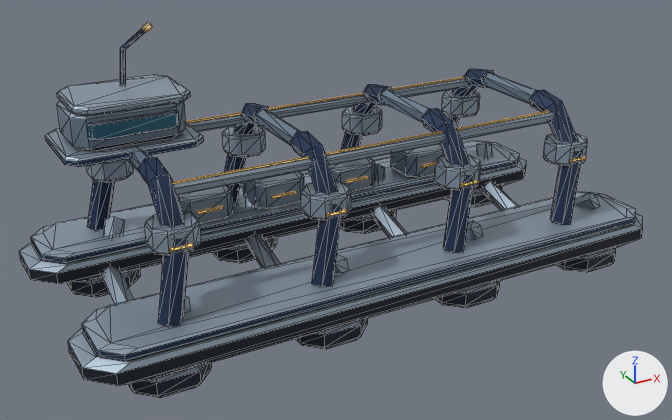
Two versions of the glTF model assets/models/scenery/shipyard-transfer-dock.glb, one commit apart.
Camera for both pictures: a camera (50 mm lens) standing at (-9.84, -17.54, 10.3) and looking at (-0.42, -0.42, 1.74). Arrows for +X, +Y and +Z are at lower right; the lights stay in place. The picture after the commit comes second. Mesh edges are drawn as thin lines. Vertices at exactly the same position are counted once.

Names of what the first picture shows: 'shipyard-transfer-dock'.
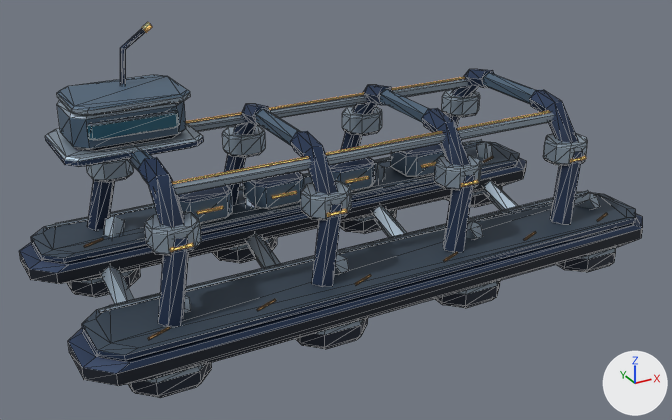
Diff of the bpy script that builds the scene:
```diff
--- a/assets/models/scenery/shipyard-transfer-dock.glb.py
+++ b/assets/models/scenery/shipyard-transfer-dock.glb.py
@@ mat_dock_graphite_walkway @@
+mat_dock_graphite_walkway = bpy.data.materials.new('Dock graphite walkway')
+# nodes: BsdfPrincipled, Mix, OutputMaterial, VertexColor
+# colours: dark blue #3d4c5c, mixed with the vertex colours
@@ mat_dock_ochre_safety_inlay @@
+mat_dock_ochre_safety_inlay = bpy.data.materials.new('Dock ochre safety inlay')
+# nodes: BsdfPrincipled, Mix, OutputMaterial, VertexColor
+# colours: orange #b6894d, mixed with the vertex colours
@@ me_shipyard_transfer_dock @@
 # used by ob_shipyard_transfer_dock; location = (0.0, 0.0, 0.0)
-me_shipyard_transfer_dock.from_pydata(...)  # 1486 vertices, 2676 faces; spans x -6.95..6.95, y -3.23..3.23, z 0.0..6.1
+me_shipyard_transfer_dock.from_pydata(...)  # 1598 vertices, 2844 faces; spans x -6.95..6.95, y -3.23..3.23, z 0.0..6.1
+# me_shipyard_transfer_dock part 1: the loose piece of 8 vertices spanning x -3.12..-2.48, y 1.3..1.38, z 1.52..1.6 is copied, and the copy is turned 22.4 degrees about the z axis through its middle and scaled by 0.778, then moved by (-2.7, -4.16, -0.33), in mat_dock_ochre_safety_inlay; it spans x -5.74..-5.26, y -2.94..-2.69, z 1.2..1.25
+# me_shipyard_transfer_dock part 2: the loose piece of 8 vertices spanning x -3.12..-2.48, y 1.3..1.38, z 1.52..1.6 is copied, and the copy is turned 22.4 degrees about the z axis through its middle and scaled by 0.778, then moved by (-0.5, -4.16, -0.33), in mat_dock_ochre_safety_inlay; it spans x -3.54..-3.06, y -2.94..-2.69, z 1.2..1.25
+# me_shipyard_transfer_dock part 3: the loose piece of 8 vertices spanning x -3.12..-2.48, y 1.3..1.38, z 1.52..1.6 is copied, and the copy is turned 22.4 degrees about the z axis through its middle and scaled by 0.778, then moved by (-2.7, 0.28, -0.33), in mat_dock_ochre_safety_inlay; it spans x -5.74..-5.26, y 1.5..1.75, z 1.2..1.25
+# me_shipyard_transfer_dock part 4: the loose piece of 8 vertices spanning x -2.29..-1.23, y -3.15..-3.05, z 0.78..0.88 is copied, and the copy is scaled about its middle by (11.8, 0.872, 0.872), then moved by (1.76, 1.61, 0.41), in mat_orbital_freight_terminal_bevel; it spans x -6.25..6.25, y -1.53..-1.45, z 1.2..1.28
+# me_shipyard_transfer_dock part 5: the loose piece of 8 vertices spanning x -1.2..-0.56, y 1.3..1.38, z 1.52..1.6 is copied, and the copy is scaled about its middle by (19.5, 1.14, 1.14), then moved by (0.88, 1.61, -0.32), in mat_orbital_freight_terminal_bevel; it spans x -6.25..6.25, y 2.91..2.99, z 1.2..1.28
+# me_shipyard_transfer_dock part 6: 132 faces spanning x -6.95..6.95, y -3.23..3.23, z 0.89..1.89 switch from mat_orbital_freight_terminal_bevel to mat_orbital_freight_terminal_body
+# me_shipyard_transfer_dock part 7: 22 faces spanning x -5.95..-3.53, y -0.1..1.64, z 4.83..4.87 switch from mat_orbital_freight_terminal_bevel to mat_dock_ceramic_shutters
+# me_shipyard_transfer_dock part 8: 44 faces spanning x -6.65..6.65, y -3.15..3.15, z 1.17..1.22 switch from mat_orbital_freight_terminal_bevel to mat_dock_graphite_walkway
+# other edits to the shape of me_shipyard_transfer_dock do not show in these pictures
 me_shipyard_transfer_dock.materials.append(mat_orbital_freight_terminal_substructure)
@@ me_shipyard_transfer_dock @@
 me_shipyard_transfer_dock.materials.append(mat_freight_control_windows)
+me_shipyard_transfer_dock.materials.append(mat_dock_ochre_safety_inlay)
```

Location of each change, [x1, y1, x2, y2] in pixels of the pictures (672 x 420 px):
part 1 of me_shipyard_transfer_dock, added: after [148, 327, 170, 339]
part 2 of me_shipyard_transfer_dock, added: after [257, 299, 276, 311]
part 3 of me_shipyard_transfer_dock, added: after [84, 238, 103, 247]
part 4 of me_shipyard_transfer_dock, added: after [99, 190, 589, 313]
part 5 of me_shipyard_transfer_dock, added: after [46, 139, 482, 229]
part 6 of me_shipyard_transfer_dock, recoloured: [19, 144, 643, 374] in both
part 7 of me_shipyard_transfer_dock, recoloured (darker): [57, 75, 190, 111] in both
part 8 of me_shipyard_transfer_dock, recoloured (darker): [31, 141, 636, 355] in both
